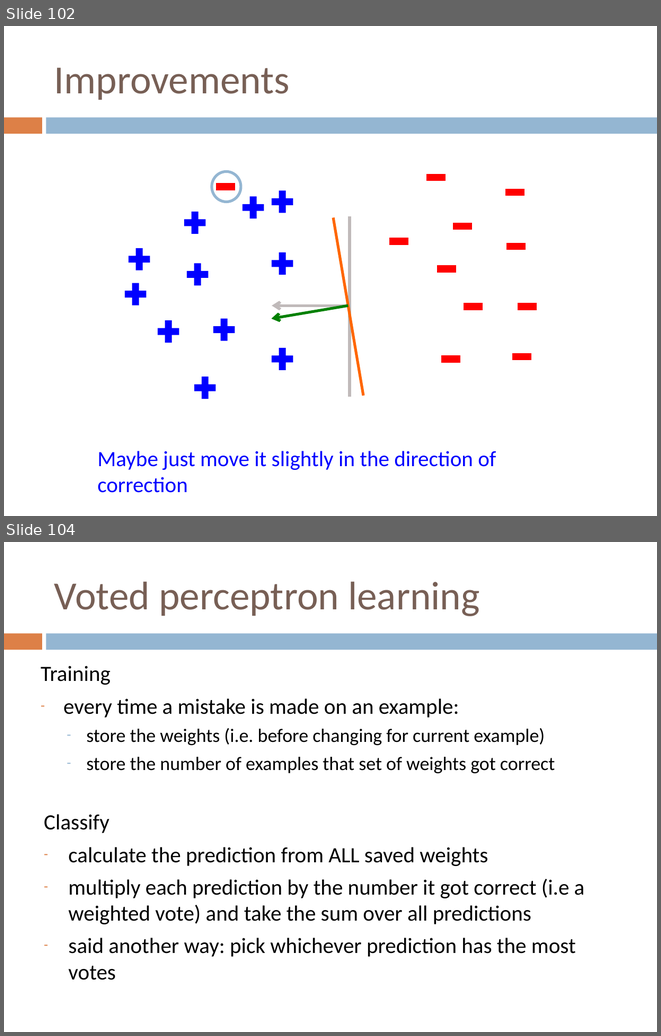
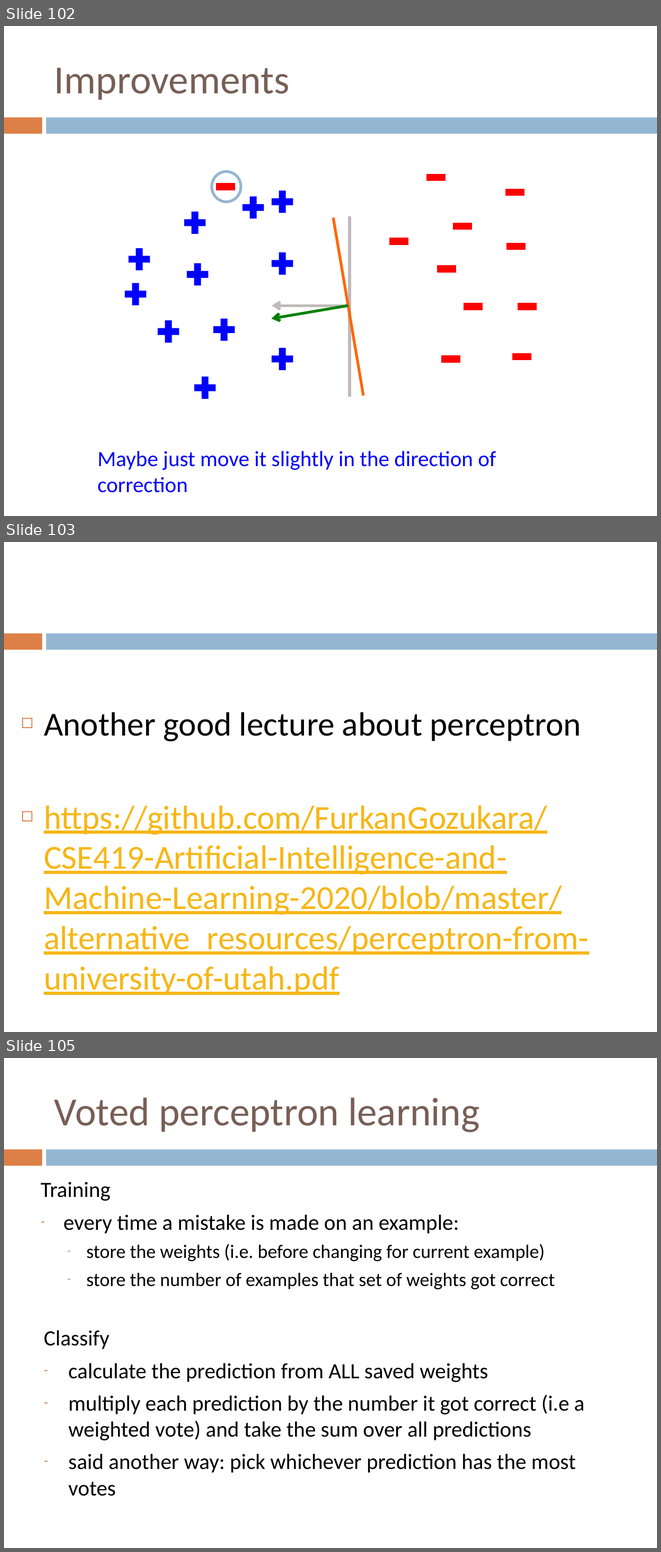
Before and after one commit to FurkanGozukara/CSE419-Artificial-Intelligence-and-Machine-Learning-2020, a slide deck: lecture slides/Lecture 5 - Perceptron Learning.pptx. Shown one above the other, each under a label of ours: slides 102 and 104 before the commit, slides 102, 103 and 105 after it; the slides between them are not shown. The pictures are 661x1036 and 661x1552 pixels, drawn with LibreOffice and Linux fonts; fonts in the diff are those of the drawing. Boxes give left, top, right and bottom in pixels: in the first picture for what was removed or moved away, otherwise in the second. Text is boxed around its words. In the diff, an @@ line names an element or a change of style, - is before the commit and + after.

```diff
--- a/lecture slides/Lecture 5 - Perceptron Learning.pptx
+++ b/lecture slides/Lecture 5 - Perceptron Learning.pptx
@@ slide 103 added at [4, 542, 657, 1032], background #FFFFFF; not listed: 2 template elements that a slide beside it also shows @@
@@ text added at [44, 712, 589, 995], 37 pt, text #F7B615, underline @@
+◻ Another good lecture about perceptron
+◻ https://github.com/FurkanGozukara/CSE419-Artificial-Intelligence-and-Machine-Learning-2020/blob/master/alternative_resources/perceptron-from-university-of-utah.pdf
@@ what was slide 104 is now slide 105 @@
```
Also in this commit, not shown: 1 slide changed, 1 other file.
